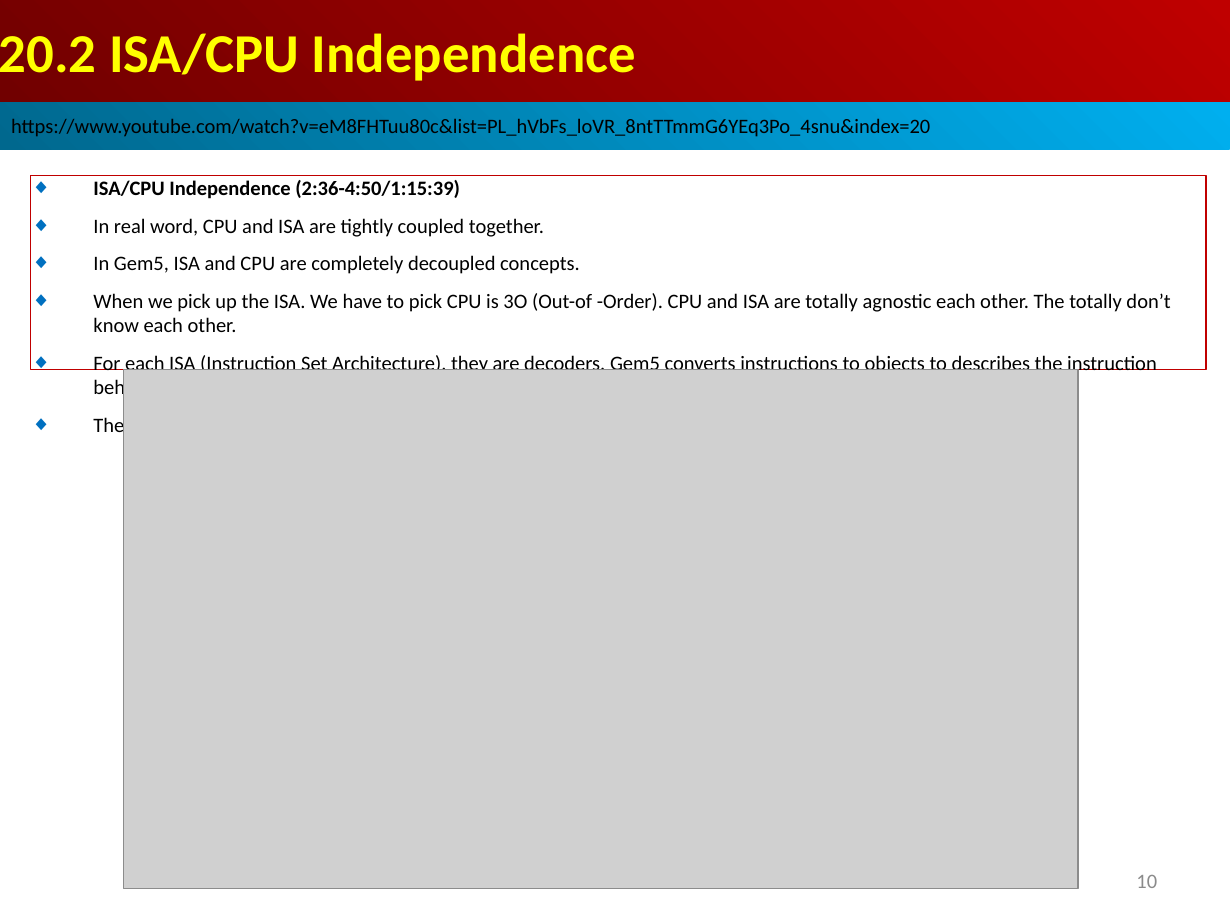
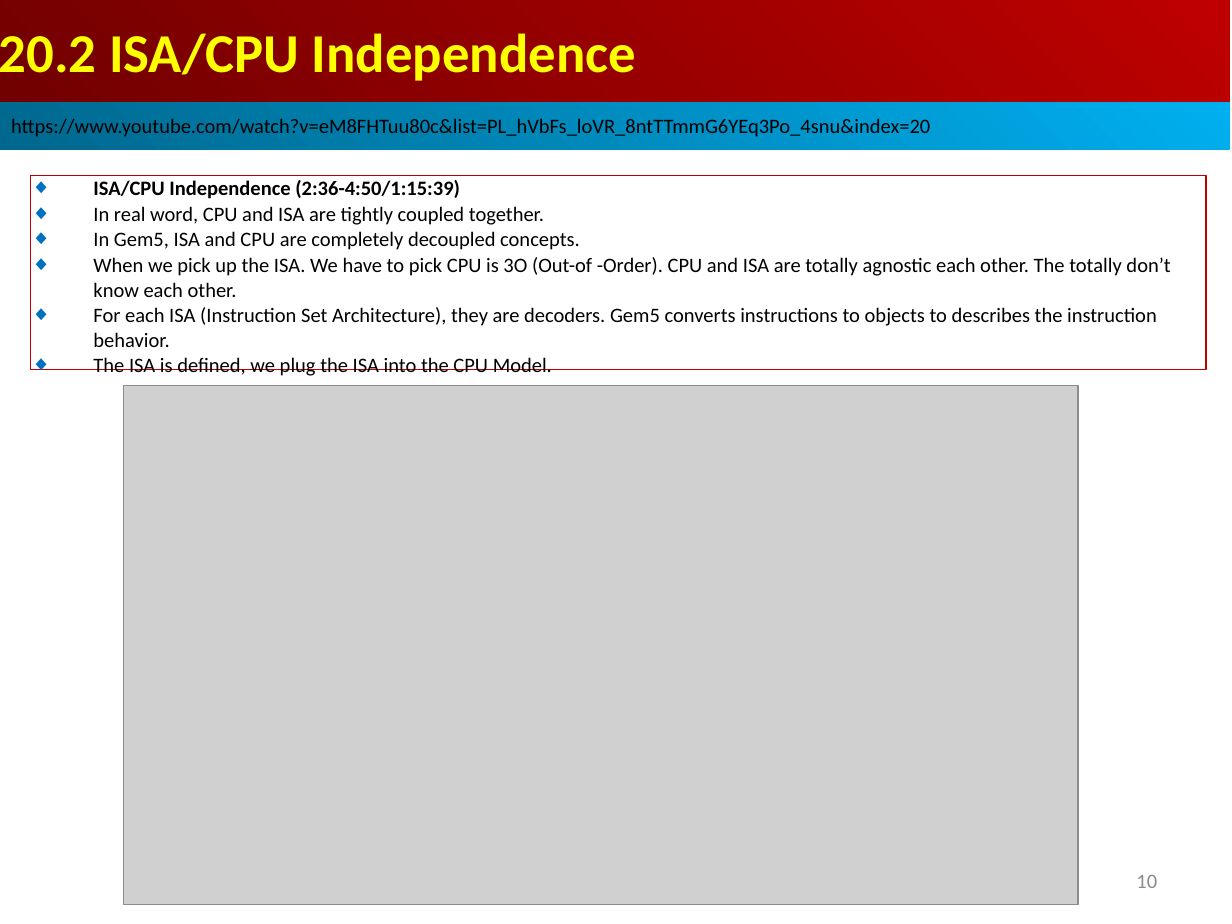
Before and after one commit to peterhchen/AIU_CS850_Gem5_McPAT, a slide deck: slide 10 of 050_Gem5/020.ModelCore/000_Video/020.ModelCore.ppt. Drawn at 1232x924 pixels with LibreOffice and Linux fonts; fonts in the diff are those of the drawing; grey boxes stand for pictures. Boxes give left, top, right and bottom in pixels: in the first picture for what was removed or moved away, otherwise in the second. Text is boxed around its words. In the diff, an @@ line names an element or a change of style, - is before the commit and + after.

```diff
--- a/050_Gem5/020.ModelCore/000_Video/020.ModelCore.ppt
+++ b/050_Gem5/020.ModelCore/000_Video/020.ModelCore.ppt
@@ rectangle "ISA/CPU Independence (2:36-4:50/1:15:39)" at bbox=[31, 175, 1206, 370]: less space between paragraphs @@
@@ picture: place and size @@
-picture at bbox=[123, 370, 1078, 888]
+picture at bbox=[123, 386, 1078, 904]
```
Also in this commit, not shown: 44 other slides changed, 2 slides added.
